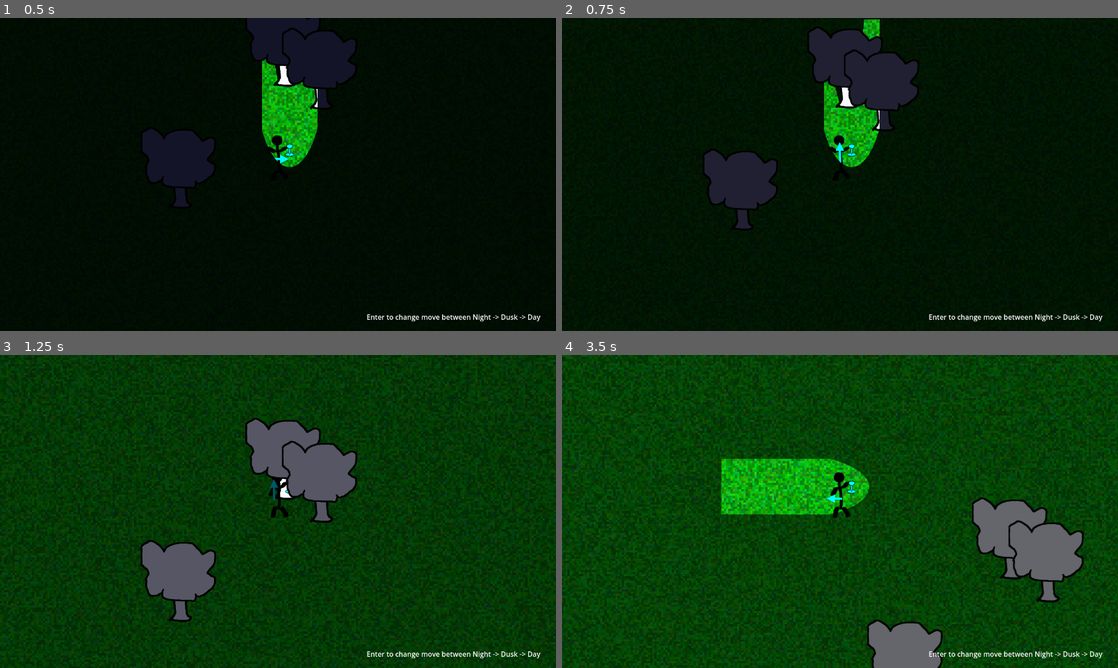
Above: before the commit, frames 1-4 (two rows, left to right).
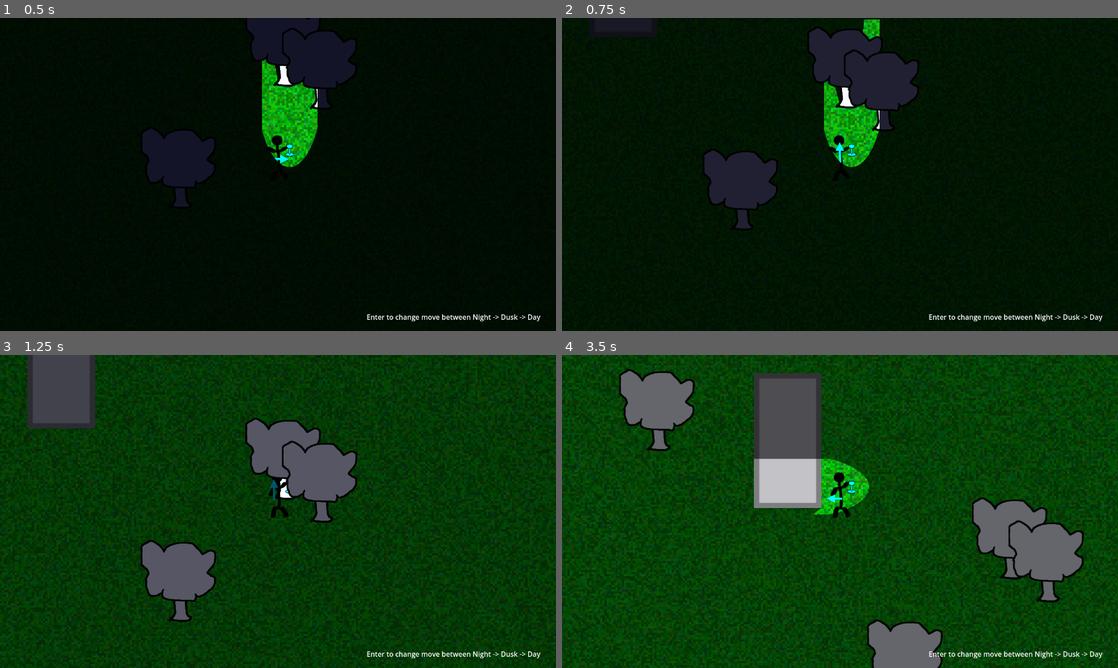
Above: after the commit, the same moments.

Repository: Small-Loan-Studio/TGO
Game: Godot game, scene res://Scratch/Movement/TestMovement.tscn
Same seed, same stepped clock (60 frames per second), same inputs: the game is played once before the commit and once after it. Before the commit the project has no main scene; this scene is started directly in both runs.
Inputs (mouse positions are in pixels of both pictures, inside the frame that each line leads up to):
- Up to frame 1 (0.5 s): no input
- Up to frame 2 (0.75 s): tap Enter (ui_accept) at 0.5 s; move the mouse to (812, 237) at 0.52 s; hold Up (up) from 0.53 s (still down); click (812, 237) at 0.67 s
- Up to frame 3 (1.25 s): keep holding Up (up); tap Enter (ui_accept) at 0.77 s
- Up to frame 4 (3.5 s): move the mouse to (1006, 558) at 1.27 s; click (1006, 558) at 1.42 s; tap Enter (ui_accept) at 1.52, 3.02 s; move the mouse to (673, 464) at 2.02 s; release Up (up) at 2.03 s; hold Left (left) from 2.03 s (still down); click (673, 464) at 2.17 s; move the mouse to (867, 511) at 2.77 s; click (867, 511) at 2.92 s

Frame 1 is identical in both runs. In frame 2, 0.6% of the frame differs, in the area x 5-18%, y 0-6%; in frame 3, 2.9%; in frame 4, 8.9%, in the area x 10-47%, y 4-52%.

Commit message:
Added Zoom, WASD Support, and a Placeholder Graybox (not working fully)
Added Zoom functionality via mouse scroll, WASD Support, and a placeholder Graybox (which is not yet finished and not yet working properly with collisions and shadows).

Diff:
--- /dev/null
+++ b/Scratch/Movement/CameraZoom2D.gd
@@ -0,0 +1,32 @@
+extends Camera2D
+
+var zoomspeed: float = 2
+var zoommargin: float = 0.1
+
+var zoomMin: float = 0.1
+var zoomMax: float = 4.0
+
+var zoompos: Vector2 = Vector2()
+var zoomfactor: float = 1.0
+
+func _process(delta: float) -> void:
+	zoom.x = lerp(zoom.x, zoom.x * zoomfactor, zoomspeed)
+	zoom.y = lerp(zoom.y, zoom.y * zoomfactor, zoomspeed)
+
+	zoom.x = clamp(zoom.x, zoomMin, zoomMax)
+	zoom.y = clamp(zoom.y, zoomMin, zoomMax)
+
+func _input(event: InputEvent) -> void:
+	if abs(zoompos.x - get_global_mouse_position().x) > zoommargin:
+		zoomfactor = 1.0
+	if abs(zoompos.y - get_global_mouse_position().y) > zoommargin:
+		zoomfactor = 1.0
+
+	if event is InputEventMouseButton:
+		if event.is_pressed():
+			if event.button_index == MOUSE_BUTTON_WHEEL_UP:
+				zoomfactor += 0.01
+				zoompos = get_global_mouse_position()
+			if event.button_index == MOUSE_BUTTON_WHEEL_DOWN:
+				zoomfactor -= 0.01
+				zoompos = get_global_mouse_position()
--- /dev/null
+++ b/Scratch/Movement/GrayBox.tscn
@@ -0,0 +1,28 @@
+[gd_scene load_steps=4 format=3 uid="uid://ibnwktw1xdvu"]
+
+[ext_resource type="Texture2D" uid="uid://ceo0a1wjutqct" path="res://Art/box.png" id="1_8wuxv"]
+
+[sub_resource type="OccluderPolygon2D" id="OccluderPolygon2D_bnjci"]
+cull_mode = 1
+polygon = PackedVector2Array(32, -64, -32, -64, -32, 64, 32, 64)
+
+[sub_resource type="RectangleShape2D" id="RectangleShape2D_6c3cx"]
+size = Vector2(64, 128)
+
+[node name="GrayBox" type="Node2D"]
+position = Vector2(0, -75)
+
+[node name="Box" type="Sprite2D" parent="."]
+z_index = -1
+position = Vector2(0, 40)
+texture = ExtResource("1_8wuxv")
+
+[node name="LightOccluder2D" type="LightOccluder2D" parent="Box"]
+show_behind_parent = true
+occluder = SubResource("OccluderPolygon2D_bnjci")
+occluder_light_mask = 2
+
+[node name="RigidBody2D" type="RigidBody2D" parent="Box"]
+
+[node name="CollisionShape2D" type="CollisionShape2D" parent="Box/RigidBody2D"]
+shape = SubResource("RectangleShape2D_6c3cx")
--- a/Scratch/Movement/TestMovement.tscn
+++ b/Scratch/Movement/TestMovement.tscn
@@ -1,9 +1,11 @@
-[gd_scene load_steps=5 format=3 uid="uid://bloeamr51ecuu"]
+[gd_scene load_steps=7 format=3 uid="uid://bloeamr51ecuu"]
 
 [ext_resource type="Script" path="res://Scratch/Movement/TestMovement.gd" id="1_ve0b0"]
 [ext_resource type="Texture2D" uid="uid://c5pogm6rpt7wo" path="res://Art/ground.png" id="2_l7wsh"]
 [ext_resource type="PackedScene" uid="uid://bqt4tgvypxvop" path="res://Scratch/Movement/Tree.tscn" id="4_diq26"]
+[ext_resource type="Script" path="res://Scratch/Movement/CameraZoom2D.gd" id="4_y1wm5"]
 [ext_resource type="PackedScene" uid="uid://mqvl5162rawb" path="res://Scenes/Devin.tscn" id="6_4inpa"]
+[ext_resource type="PackedScene" uid="uid://ibnwktw1xdvu" path="res://Scratch/Movement/GrayBox.tscn" id="6_dua0r"]
 
 [node name="TestMovement" type="Node2D"]
 y_sort_enabled = true
@@ -19,6 +21,7 @@
 position = Vector2(271, 159)
 
 [node name="Camera2D" type="Camera2D" parent="Player"]
+script = ExtResource("4_y1wm5")
 
 [node name="CanvasModulate" type="CanvasModulate" parent="."]
 visible = false
@@ -34,6 +37,13 @@
 [node name="Tree3" parent="." instance=ExtResource("4_diq26")]
 position = Vector2(286, -134)
 
+[node name="Tree4" parent="." instance=ExtResource("4_diq26")]
+position = Vector2(-526, -429)
+
+[node name="GrayBox" parent="." instance=ExtResource("6_dua0r")]
+position = Vector2(-228, -459)
+scale = Vector2(2.425, 2.425)
+
 [node name="CanvasLayer" type="CanvasLayer" parent="."]
 layer = 100
 
--- a/project.godot
+++ b/project.godot
@@ -11,6 +11,7 @@
 [application]
 
 config/name="TGO"
+run/main_scene="res://Scratch/Movement/TestMovement.tscn"
 config/features=PackedStringArray("4.2", "Forward Plus")
 config/icon="res://icon.svg"
 
@@ -33,24 +34,28 @@
 "deadzone": 0.5,
 "events": [Object(InputEventKey,"resource_local_to_scene":false,"resource_name":"","device":-1,"window_id":0,"alt_press …(182 unchanged characters)…
 , Object(InputEventJoypadMotion,"resource_local_to_scene":false,"resource_name":"","device":-1,"axis":1,"axis_value":-1.0,"script":null)
+, Object(InputEventKey,"resource_local_to_scene":false,"resource_name":"","device":0,"window_id":0,"alt_pressed":false,"shift_pressed":false,"ctrl_pressed":false,"meta_pressed":false,"pressed":false,"keycode":0,"physical_keycode":87,"key_label":0,"unicode":0,"echo":false,"script":null)
 ]
 }
 down={
 "deadzone": 0.5,
 "events": [Object(InputEventKey,"resource_local_to_scene":false,"resource_name":"","device":-1,"window_id":0,"alt_press …(182 unchanged characters)…
 , Object(InputEventJoypadMotion,"resource_local_to_scene":false,"resource_name":"","device":-1,"axis":1,"axis_value":1.0,"script":null)
+, Object(InputEventKey,"resource_local_to_scene":false,"resource_name":"","device":0,"window_id":0,"alt_pressed":false,"shift_pressed":false,"ctrl_pressed":false,"meta_pressed":false,"pressed":false,"keycode":0,"physical_keycode":83,"key_label":0,"unicode":0,"echo":false,"script":null)
 ]
 }
 left={
 "deadzone": 0.5,
 "events": [Object(InputEventKey,"resource_local_to_scene":false,"resource_name":"","device":-1,"window_id":0,"alt_press …(182 unchanged characters)…
 , Object(InputEventJoypadMotion,"resource_local_to_scene":false,"resource_name":"","device":-1,"axis":0,"axis_value":-1.0,"script":null)
+, Object(InputEventKey,"resource_local_to_scene":false,"resource_name":"","device":0,"window_id":0,"alt_pressed":false,"shift_pressed":false,"ctrl_pressed":false,"meta_pressed":false,"pressed":false,"keycode":0,"physical_keycode":65,"key_label":0,"unicode":0,"echo":false,"script":null)
 ]
 }
 right={
 "deadzone": 0.5,
 "events": [Object(InputEventKey,"resource_local_to_scene":false,"resource_name":"","device":-1,"window_id":0,"alt_press …(182 unchanged characters)…
 , Object(InputEventJoypadMotion,"resource_local_to_scene":false,"resource_name":"","device":-1,"axis":0,"axis_value":1.0,"script":null)
+, Object(InputEventKey,"resource_local_to_scene":false,"resource_name":"","device":0,"window_id":0,"alt_pressed":false,"shift_pressed":false,"ctrl_pressed":false,"meta_pressed":false,"pressed":false,"keycode":0,"physical_keycode":68,"key_label":0,"unicode":0,"echo":false,"script":null)
 ]
 }
 
Binary file added: Art/box.png
Not shown, added: Art/box.png.import
